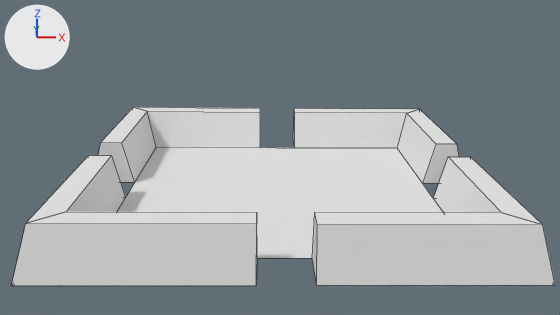
What one commit did to the Blender file Practica 3/Blender/Salas/Sala_15/sala_15.blend.
Rendered twice from the file's camera 'Camera'. Every picture has the same lights, and +X, +Y and +Z are marked at upper left. Mesh edges are drawn as thin lines.

Names of what the first picture shows: 'Ground', 'Wall.000', 'Wall.001', 'Wall.002', 'Wall.003', 'Wall.004', 'Wall.005', 'Wall.006', 'Wall.007'.
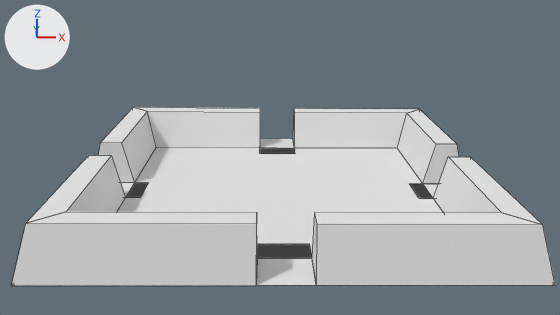
Pixel boxes [x1, y1, x2, y2] of what changed, in the pictures (560 x 315 px):
'Ground.003', added: after [256, 244, 316, 286]
'Ground.004', added: after [260, 138, 295, 154]
'Ground.001', added: after [121, 182, 148, 197]
'Ground.002', added: after [410, 184, 438, 198]

Edits to the bpy script that builds the scene:
```text
Add mat_material_033:
    mat_material_033 = diffuse_material('Material.033')
    mat_material_033.base_color = (0.8, 0.8, 0.8)  # white #e7e7e7
Add mat_material_031:
    mat_material_031 = diffuse_material('Material.031')
    mat_material_031.base_color = (0.8, 0.8, 0.8)  # white #e7e7e7
Add mat_material_027:
    mat_material_027 = diffuse_material('Material.027')
    mat_material_027.base_color = (0.8, 0.8, 0.8)  # white #e7e7e7
Add mat_material_015:
    mat_material_015 = diffuse_material('Material.015')
    mat_material_015.base_color = (0.8, 0.8, 0.8)  # white #e7e7e7
Add me_plane_012:
    me_plane_012.from_pydata([(-1.0, -1.0, 0.0), (1.0, -1.0, 0.0), (-1.0, 1.0, 0.0), (1.0, 1.0, 0.0)], [], [(0, 1, 3, 2)])
    me_plane_012.materials.append(mat_material_033)  # its picture is missing
Add me_plane_011:
    me_plane_011.from_pydata([(-1.0, -1.0, 0.0), (1.0, -1.0, 0.0), (-1.0, 1.0, 0.0), (1.0, 1.0, 0.0)], [], [(0, 1, 3, 2)])
    me_plane_011.materials.append(mat_material_031)  # its picture is missing
Add me_plane_009:
    me_plane_009.from_pydata([(-1.0, -1.0, 0.0), (1.0, -1.0, 0.0), (-1.0, 1.0, 0.0), (1.0, 1.0, 0.0)], [], [(0, 1, 3, 2)])
    me_plane_009.materials.append(mat_material_027)  # its picture is missing
Add me_plane_005:
    me_plane_005.from_pydata([(-1.0, -1.0, 0.0), (1.0, -1.0, 0.0), (-1.0, 1.0, 0.0), (1.0, 1.0, 0.0)], [], [(0, 1, 3, 2)])
    me_plane_005.materials.append(mat_material_015)  # its picture is missing
Add ob_ground_003:
    ob_ground_003 = bpy.data.objects.new('Ground.003', me_plane_012)
    ob_ground_003.location = (-0.01, -7.41, 0.0)
    ob_ground_003.rotation_euler = (0.0, 0.0, 1.571)  # degrees (0, 0, 90)
    ob_ground_003.scale = (1.58, 0.994, 0.994)
Add ob_ground_004:
    ob_ground_004 = bpy.data.objects.new('Ground.004', me_plane_011)
    ob_ground_004.location = (-0.01, 7.4, 0.0)
    ob_ground_004.rotation_euler = (0.0, 0.0, 1.571)  # degrees (0, 0, 90)
    ob_ground_004.scale = (1.58, 0.994, 0.994)
Add ob_ground_001:
    ob_ground_001 = bpy.data.objects.new('Ground.001', me_plane_009)
    ob_ground_001.location = (-7.66, 0.0, 0.0)
    ob_ground_001.scale = (1.33, 0.994, 0.994)
Add ob_ground_002:
    ob_ground_002 = bpy.data.objects.new('Ground.002', me_plane_005)
    ob_ground_002.location = (7.66, 0.0, 0.0)
    ob_ground_002.scale = (1.33, 0.994, 0.994)
```
